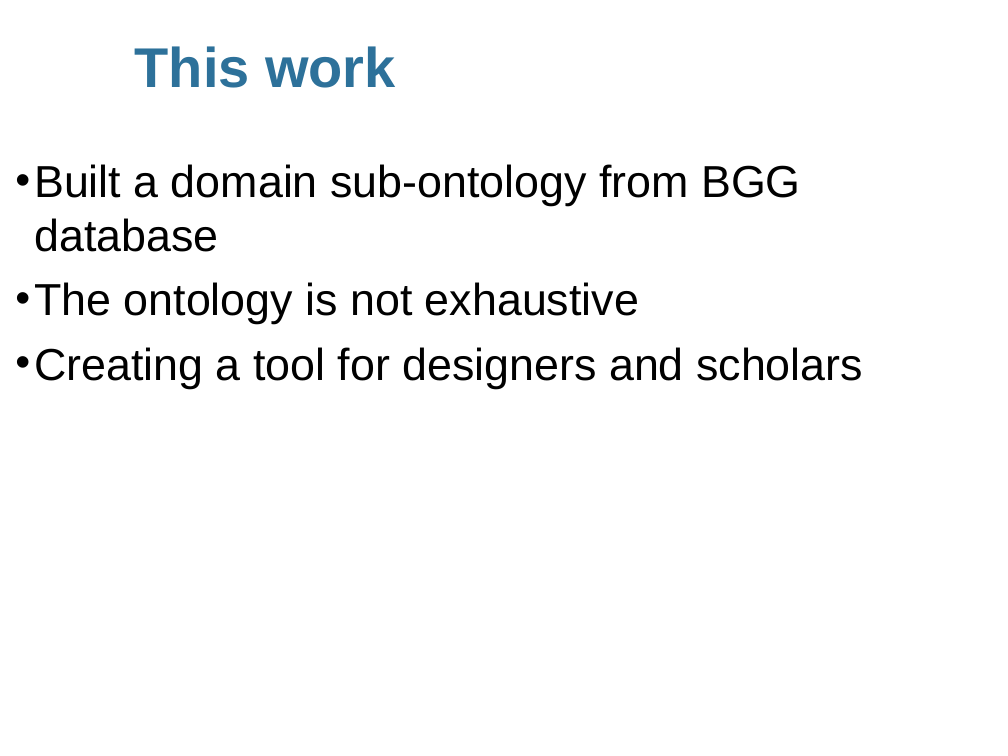
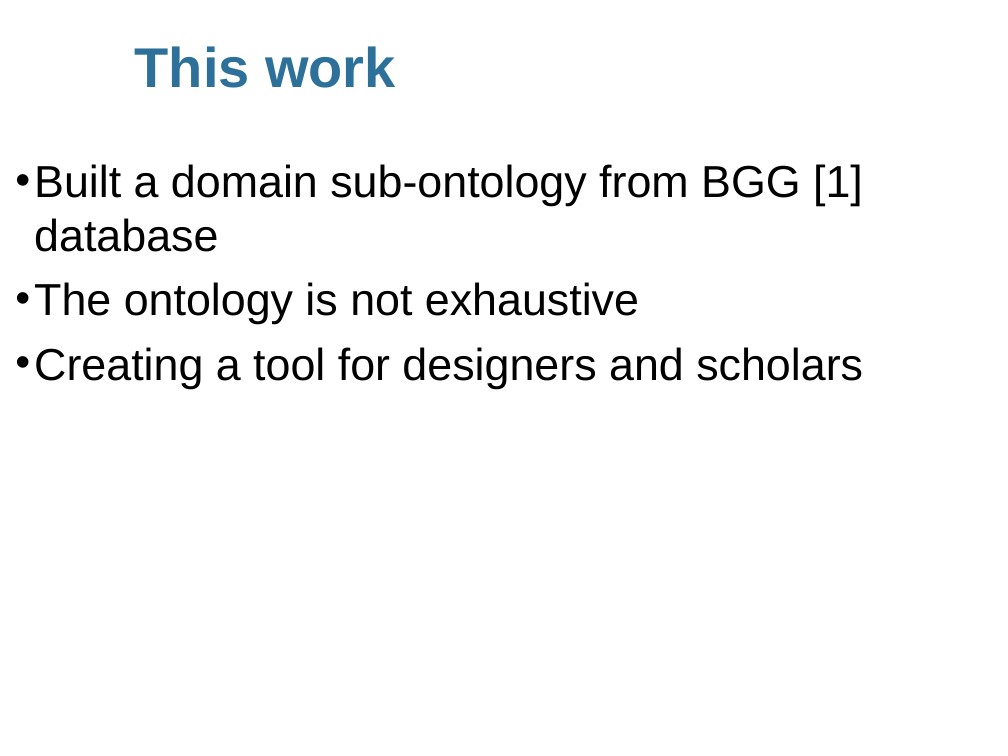
Before and after one commit to LUDES-PESC/Generico, a slide deck: slide 3 of Artigos Apresentados/SBGames2017_Onthology.pptx. Drawn at 1008x756 pixels with LibreOffice and Linux fonts; fonts in the diff are those of the drawing; background and template pictures are left out. Boxes give left, top, right and bottom in pixels: in the first picture for what was removed or moved away, otherwise in the second. Text is boxed around its words. In the diff, an @@ line names an element or a change of style, - is before the commit and + after.

```diff
--- a/Artigos Apresentados/SBGames2017_Onthology.pptx
+++ b/Artigos Apresentados/SBGames2017_Onthology.pptx
@@ text at [34, 164, 863, 252]: text changed @@
-• Built a domain sub-ontology from BGG database
+• Built a domain sub-ontology from BGG [1] database
```
Also in this commit, not shown: 3 other slides changed, 3 slides added.
